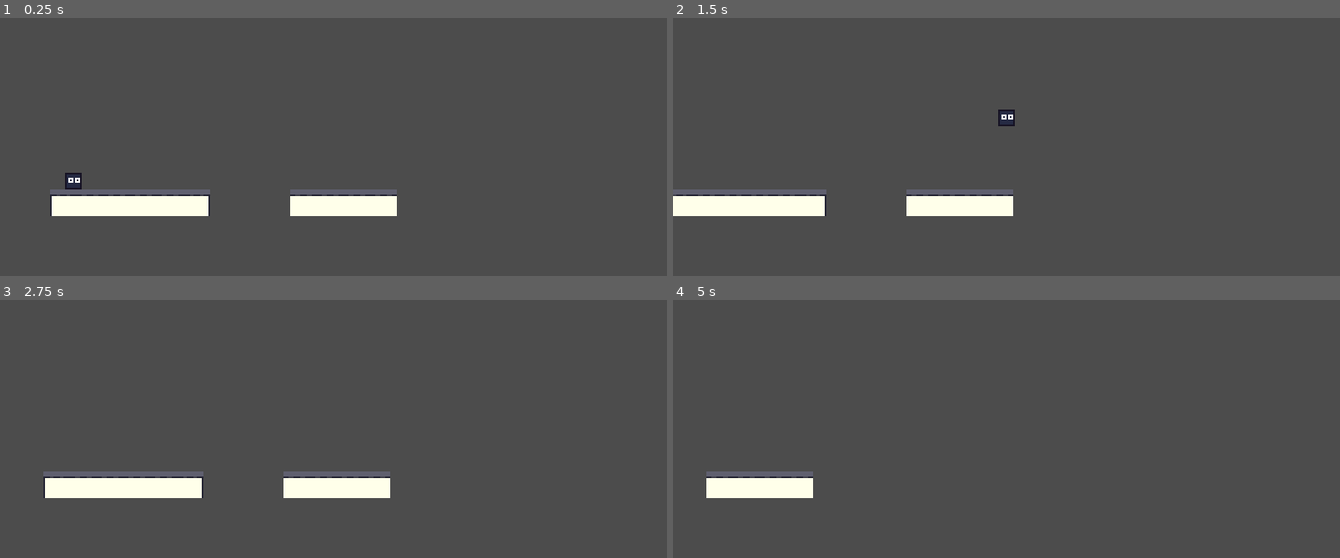
Above: before the commit, frames 1-4 (two rows, left to right).
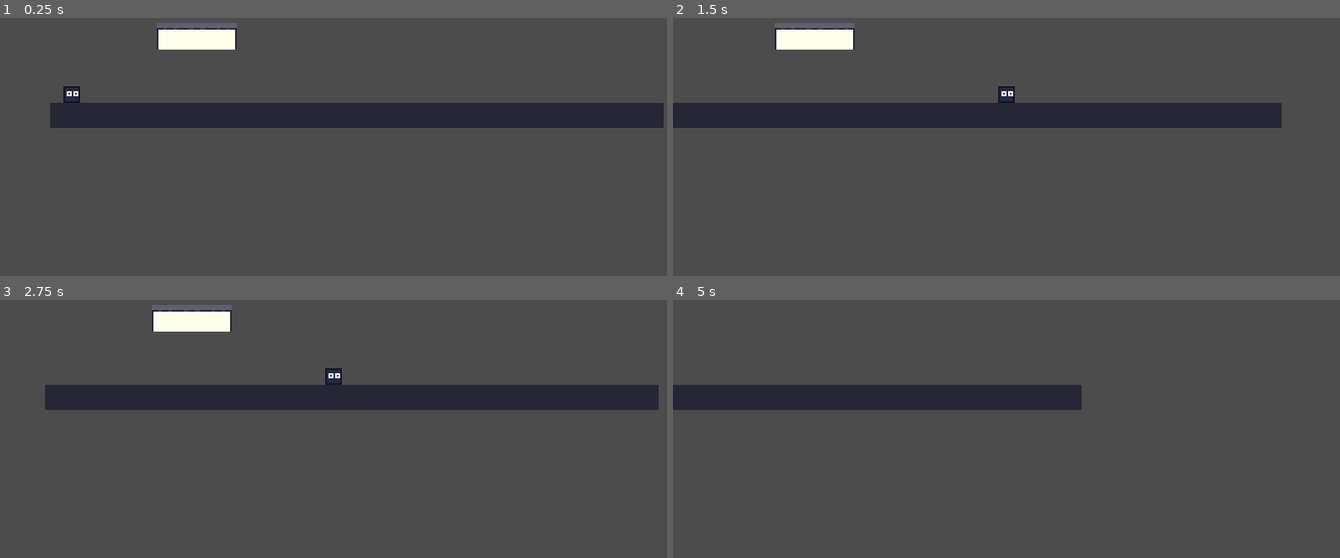
Above: after the commit, the same moments.

Repository: Pitanova/Global-Game-Jam-2022
Game: Godot game, scene res://level.tscn
Same seed, same stepped clock (60 frames per second), same inputs: the game is played once before the commit and once after it.
Inputs:
- Up to frame 1 (0.25 s): no input
- Up to frame 2 (1.5 s): tap Enter at 0.5 s; hold D (right) from 0.53 s (still down); tap Space (jump) at 0.77 s
- Up to frame 3 (2.75 s): tap Space (jump) at 1.52 s; release D (right) at 2.03 s; hold A (left) from 2.03 s (still down)
- Up to frame 4 (5 s): release A (left) at 2.78 s; hold D (right) 2.78-4.28 s; tap Space (jump) at 3.02, 3.77, 4.52 s; hold A (left) from 4.28 s (still down)

The runs differ from the first frame. In frame 1, 14% of the frame differs, in the area x 7-100%, y 1-77%; in frame 2, 14%; in frame 3, 14%; in frame 4, 7.5%.

Commit message:
Configured some collision masks

Diff:
--- a/level.tscn
+++ b/level.tscn
@@ -5,8 +5,16 @@
 
 [node name="Level" type="Node2D"]
 
+[node name="TileMap" type="TileMap" parent="."]
+tile_set = ExtResource( 1 )
+cell_size = Vector2( 16, 16 )
+collision_layer = 2
+format = 1
+tile_data = PoolIntArray( 196612, 1, 0, 196613, 0, 0, 196614, 2, 0, 393216, 3, 0, 393217, 3, 0, 393218, 3, 0, 393219, 3, 0, 393220, 3, 0, 393221, 3, 0, 393222, 3, 0, 393223, 3, 0, 393224, 3, 0, 393225, 3, 0, 393226, 3, 0, 393227, 3, 0, 393228, 3, 0, 393229, 3, 0, 393230, 3, 0, 393231, 3, 0, 393232, 3, 0, 393233, 3, 0, 393234, 3, 0, 393235, 3, 0, 393236, 3, 0, 393237, 3, 0, 393238, 3, 0 )
+
 [node name="Player" parent="." instance=ExtResource( 2 )]
-position = Vector2( 14, 42 )
+position = Vector2( 13, 83 )
+collision_mask = 2
 jump_height = 50.0
 
 [node name="Camera2D" type="Camera2D" parent="Player"]
@@ -15,11 +23,5 @@
 limit_left = -30
 limit_top = -1000
 limit_right = 1000
-limit_bottom = 100
+limit_bottom = 200
 editor_draw_limits = true
-
-[node name="TileMap" type="TileMap" parent="."]
-tile_set = ExtResource( 1 )
-cell_size = Vector2( 16, 16 )
-format = 1
-tile_data = PoolIntArray( 196608, 1, 0, 196609, 0, 0, 196610, 0, 0, 196611, 0, 0, 196612, 0, 0, 196613, 2, 0, 196617, 0, 0, 196618, 0, 0, 196619, 0, 0, 196620, 0, 0 )
--- a/project.godot
+++ b/project.godot
@@ -80,6 +80,11 @@
  ]
 }
 
+[layer_names]
+
+2d_physics/layer_1="player"
+2d_physics/layer_2="platform"
+
 [physics]
 
 common/enable_pause_aware_picking=true
--- a/tileset.tres
+++ b/tileset.tres
@@ -1,8 +1,9 @@
-[gd_resource type="TileSet" load_steps=7 format=2]
+[gd_resource type="TileSet" load_steps=9 format=2]
 
 [ext_resource path="res://Assets/middlelighttile.png" type="Texture" id=1]
 [ext_resource path="res://Assets/rightlighttile.png" type="Texture" id=2]
 [ext_resource path="res://Assets/leftlighttile.png" type="Texture" id=3]
+[ext_resource path="res://Assets/darktile.png" type="Texture" id=4]
 
 [sub_resource type="ConvexPolygonShape2D" id=1]
 points = PoolVector2Array( 16, 16, 0, 16, 0, 0, 16, 0 )
@@ -12,6 +13,9 @@
 
 [sub_resource type="ConvexPolygonShape2D" id=3]
 points = PoolVector2Array( 16, 16, 0, 16, 0, 0, 16, 0 )
+
+[sub_resource type="ConvexPolygonShape2D" id=4]
+points = PoolVector2Array( 0, 0, 16, 0, 16, 15, 0, 15 )
 
 [resource]
 0/name = "middlelighttile.png 0"
@@ -77,3 +81,24 @@
 "shape_transform": Transform2D( 1, 0, 0, 1, 0, 0 )
 } ]
 2/z_index = 0
+3/name = "darktile.png 3"
+3/texture = ExtResource( 4 )
+3/tex_offset = Vector2( 0, 0 )
+3/modulate = Color( 1, 1, 1, 1 )
+3/region = Rect2( 0, 0, 16, 15 )
+3/tile_mode = 0
+3/occluder_offset = Vector2( 0, 0 )
+3/navigation_offset = Vector2( 0, 0 )
+3/shape_offset = Vector2( 0, 0 )
+3/shape_transform = Transform2D( 1, 0, 0, 1, 0, 0 )
+3/shape = SubResource( 4 )
+3/shape_one_way = false
+3/shape_one_way_margin = 1.0
+3/shapes = [ {
+"autotile_coord": Vector2( 0, 0 ),
+"one_way": false,
+"one_way_margin": 1.0,
+"shape": SubResource( 4 ),
+"shape_transform": Transform2D( 1, 0, 0, 1, 0, 0 )
+} ]
+3/z_index = 0
Binary file added: Assets/Background.png
Binary file added: Assets/darktile.png
Not shown, added: Assets/darktile.png.import
